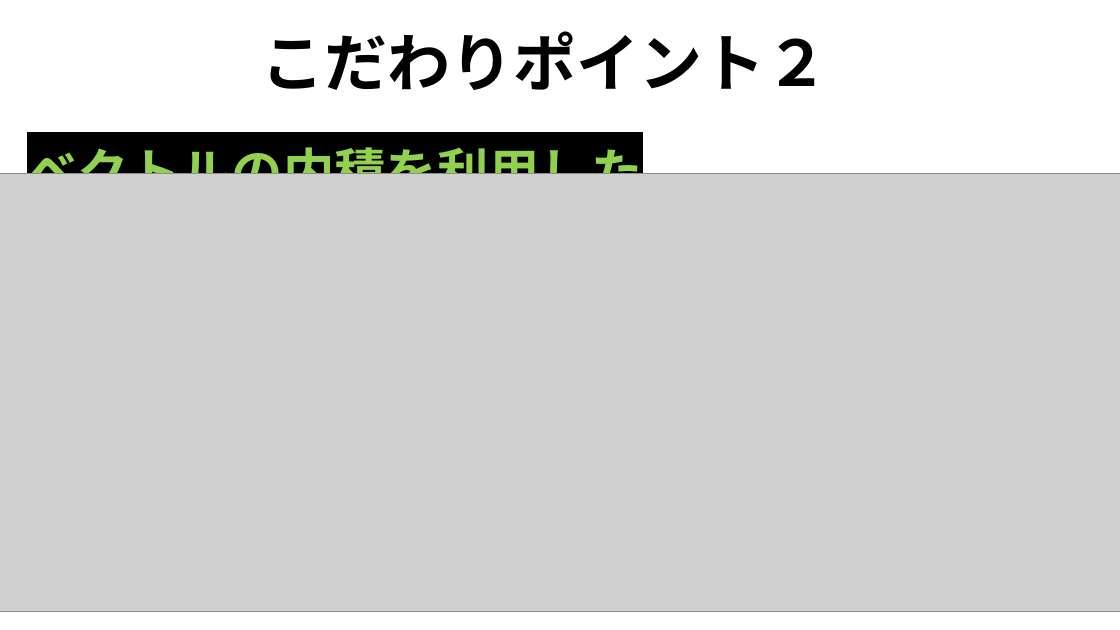
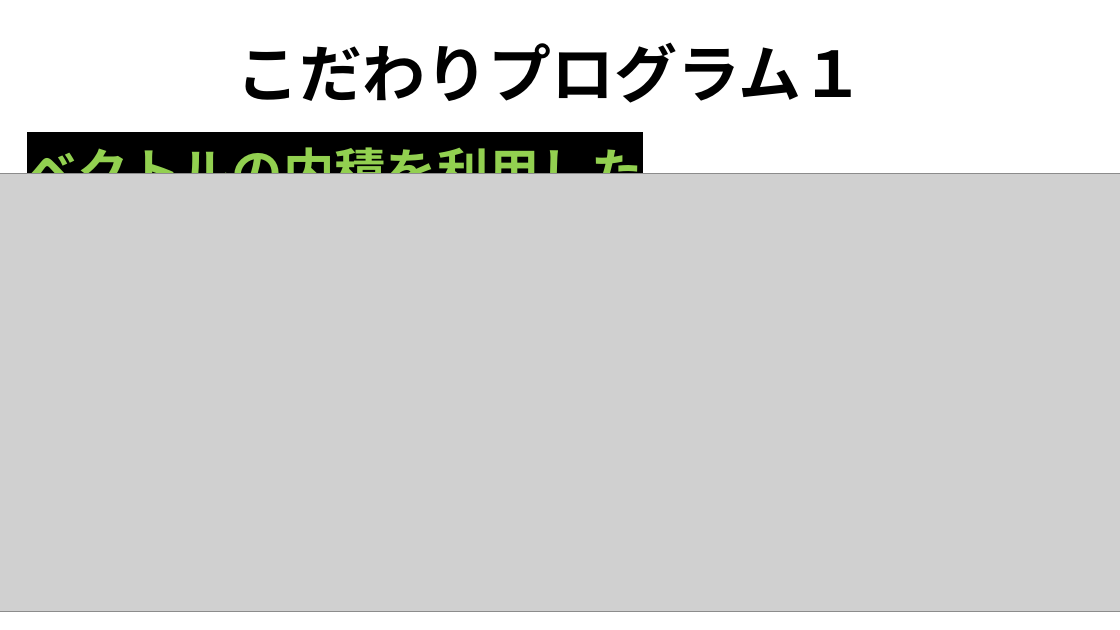
Before and after one commit to TomoyaKanazaki/Act_OneMonth, a slide deck: slide 4 of 企画系資料/面接用パワポ.pptx. Drawn at 1120x630 pixels with LibreOffice and Linux fonts; fonts in the diff are those of the drawing; grey boxes stand for pictures. Boxes give left, top, right and bottom in pixels: in the first picture for what was removed or moved away, otherwise in the second. Text is boxed around its words. In the diff, an @@ line names an element or a change of style, - is before the commit and + after.

```diff
--- a/企画系資料/面接用パワポ.pptx
+++ b/企画系資料/面接用パワポ.pptx
@@ title at (237,42,865,103): text changed @@
-こだわりポイント２
+こだわりプログラム１
```
Also in this commit, not shown: 2 other slides changed.
